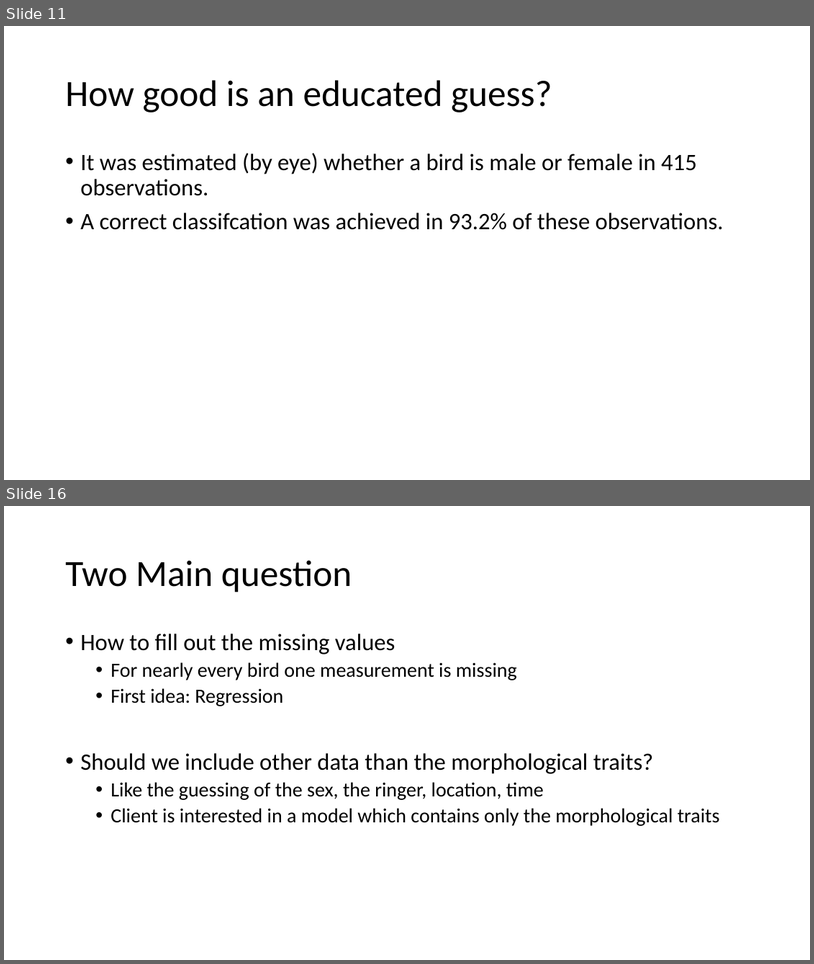
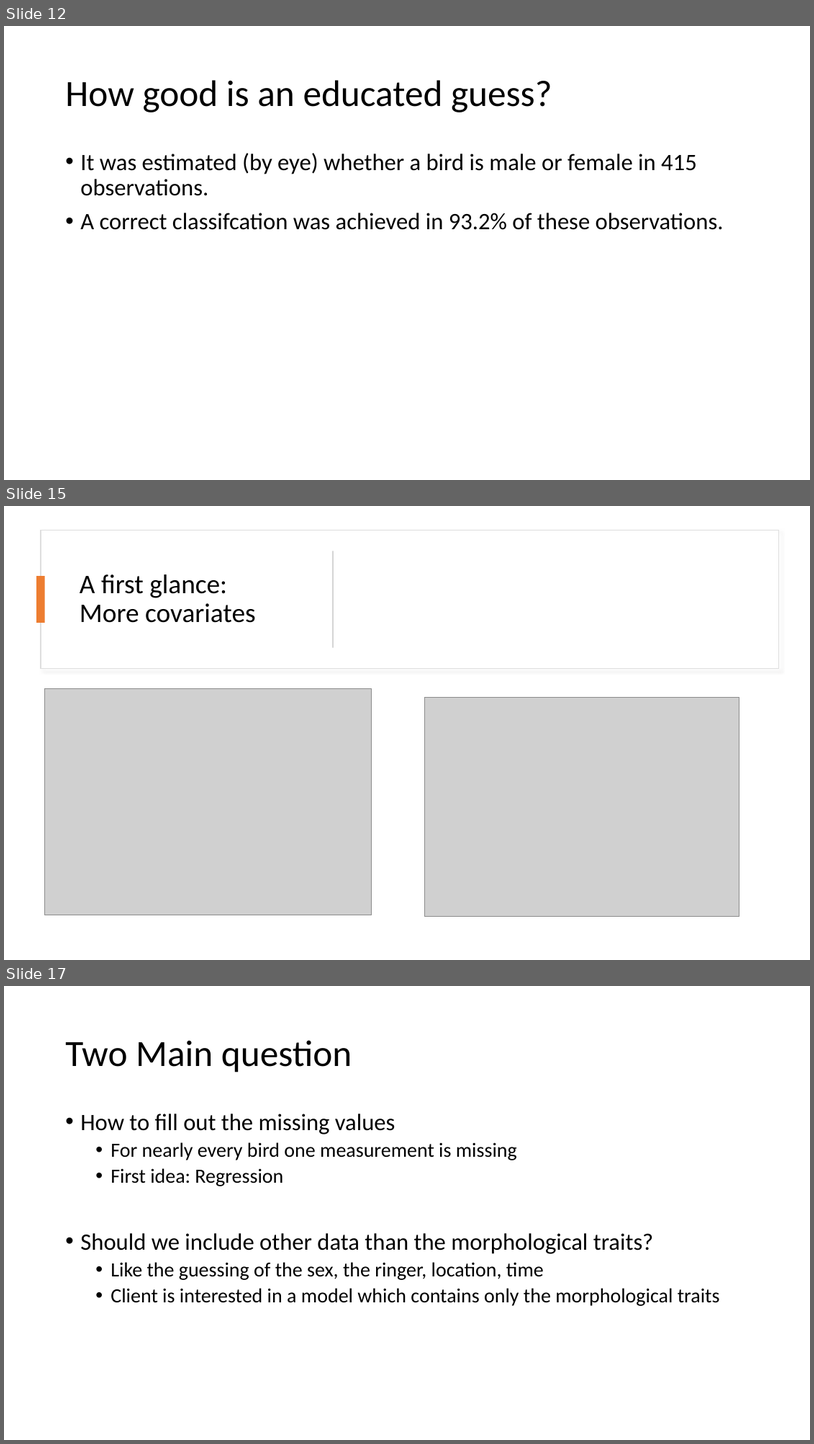
Before and after one commit to AlderCoder/Snow-finches, a slide deck: initial presentation.pptx. Shown one above the other, each under a label of ours: slides 11 and 16 before the commit, slides 12, 15 and 17 after it; the slides between them are not shown. The pictures are 814x964 and 814x1444 pixels, drawn with LibreOffice and Linux fonts; fonts in the diff are those of the drawing; grey boxes stand for pictures. Boxes give left, top, right and bottom in pixels: in the first picture for what was removed or moved away, otherwise in the second. Text is boxed around its words. In the diff, an @@ line names an element or a change of style, - is before the commit and + after.

```diff
--- a/initial presentation.pptx
+++ b/initial presentation.pptx
@@ slide 15 added at [4,506,810,960], background #FFFFFF @@
@@ rectangle added at [41,530,779,668], fill #FFFFFF, outline #DEDEDE 1 pt @@
@@ rectangle added at [332,551,334,648], fill #D5D5D5 @@
@@ rectangle added at [36,576,45,623], fill #ED7D31 @@
@@ title added at [80,574,256,623], 32 pt, text #000000 @@
+A first glance:
+More covariates
@@ picture added at [45,689,372,915] @@
@@ picture added at [425,698,741,916] @@
@@ what was slide 11 is now slide 12 @@
@@ what was slide 16 is now slide 17 @@
```
Also in this commit, not shown: 3 slides changed, 4 other slides added, 2 slides removed, 1 other file.
